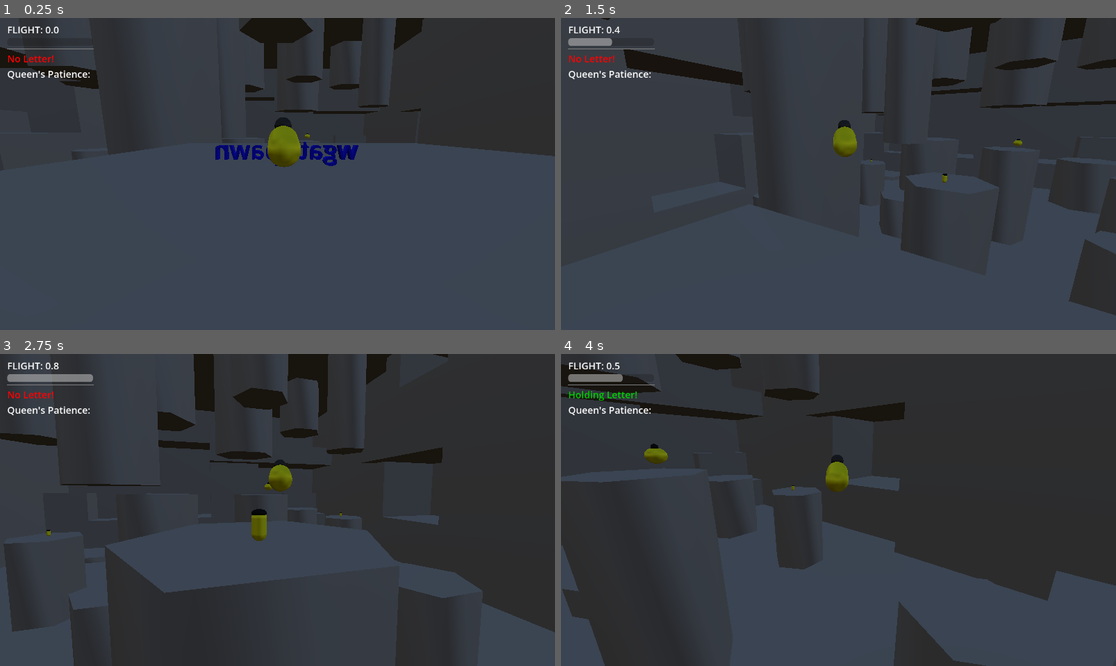
Above: before the commit, frames 1-4 (two rows, left to right).
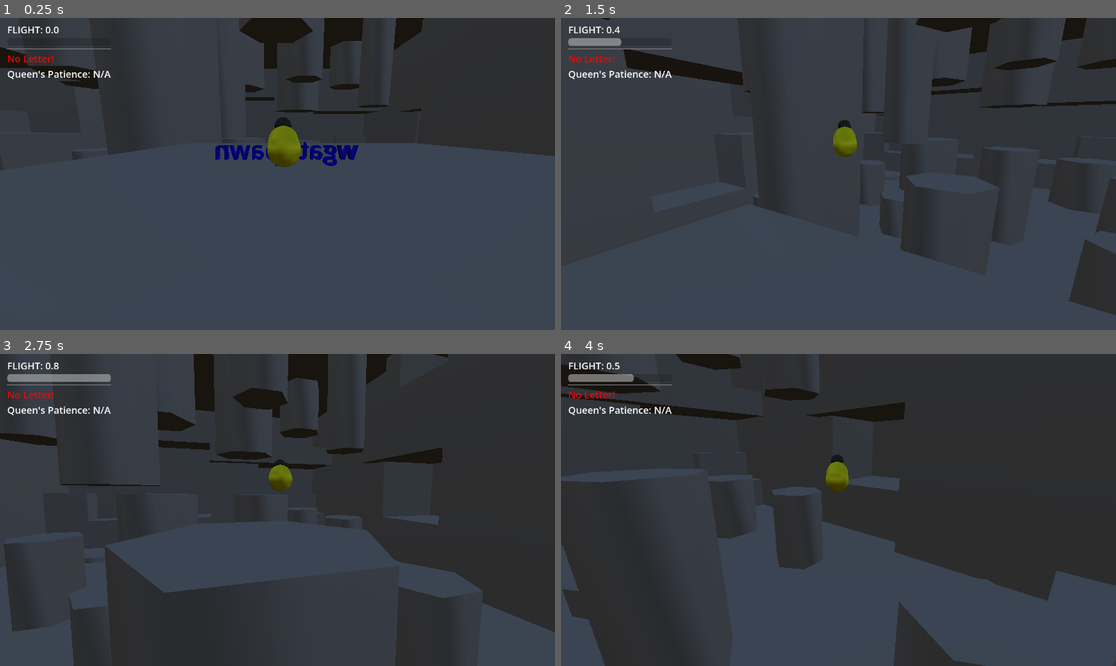
Above: after the commit, the same moments.

Repository: GunterJr/game-jam-feb
Game: Godot game, scene res://scenes/areas/main-zone.tscn
Two runs of this game, one before a commit and one after it. Both use one fixed random seed, a clock stepped at 60 frames per second and the inputs below.
Inputs (mouse positions are in pixels of both pictures, inside the frame that each line leads up to):
- Up to frame 1 (0.25 s): no input
- Up to frame 2 (1.5 s): tap Enter (ui_accept) at 0.5 s; move the mouse to (866, 174) at 0.52 s; hold W (forward) from 0.53 s (still down); tap Shift (dash) at 0.6, 1.35 s; click (866, 174) at 0.67 s; tap Space (jump) at 0.77 s; move the mouse to (810, 174) at 1.27 s
- Up to frame 3 (2.75 s): keep holding W (forward); tap Space (jump) at 1.52 s; move the mouse to (288, 503) at 2.02 s; tap Shift (dash) at 2.1 s
- Up to frame 4 (4 s): keep holding W (forward); move the mouse to (832, 516) at 2.77 s; tap Shift (dash) at 2.85, 3.6 s; click (832, 516) at 2.92 s; tap Space (jump) at 3.02, 3.77 s; move the mouse to (877, 513) at 3.52 s

The runs differ from the first frame. In frame 1, less than 0.1% of the frame differs, in the area x 16-56%, y 9-39%; in frame 2, 0.1%; in frame 3, 0.4%; in frame 4, 0.5%, in the area x 1-43%, y 6-44%.

Commit message:
Replace static actors with spawnpoints

Diff:
--- a/scenes/actors/suitor-bee.tscn
+++ b/scenes/actors/suitor-bee.tscn
@@ -29,43 +29,6 @@
 [sub_resource type="BoxShape3D" id="BoxShape3D_d226x"]
 size = Vector3(1.9696045, 0.7180176, 1.5402832)
 
-[sub_resource type="Animation" id="Animation_d226x"]
-length = 0.001
-tracks/0/type = "value"
-tracks/0/imported = false
-tracks/0/enabled = true
-tracks/0/path = NodePath("Body:position")
-tracks/0/interp = 1
-tracks/0/loop_wrap = true
-tracks/0/keys = {
-"times": PackedFloat32Array(0),
-"transitions": PackedFloat32Array(1),
-"update": 0,
-"values": [Vector3(0, 0, 0)]
-}
-
-[sub_resource type="Animation" id="Animation_1tyor"]
-resource_name = "hover"
-loop_mode = 2
-tracks/0/type = "value"
-tracks/0/imported = false
-tracks/0/enabled = true
-tracks/0/path = NodePath("Body:position")
-tracks/0/interp = 1
-tracks/0/loop_wrap = true
-tracks/0/keys = {
-"times": PackedFloat32Array(0, 1),
-"transitions": PackedFloat32Array(1, 0.2953233),
-"update": 0,
-"values": [Vector3(0, 0, 0), Vector3(0, 0.036, 0)]
-}
-
-[sub_resource type="AnimationLibrary" id="AnimationLibrary_f1pq5"]
-_data = {
-&"RESET": SubResource("Animation_d226x"),
-&"hover": SubResource("Animation_1tyor")
-}
-
 [sub_resource type="AudioStreamRandomizer" id="AudioStreamRandomizer_w738j"]
 streams_count = 6
 stream_0/stream = ExtResource("2_do4ya")
@@ -79,6 +42,7 @@
 script = ExtResource("1_d226x")
 
 [node name="Body" type="MeshInstance3D" parent="." unique_id=63989046]
+transform = Transform3D(1, 0, 0, 0, 1, 0, 0, 0, 1, 0, 0.20937324, 0)
 mesh = SubResource("CapsuleMesh_p8kpe")
 surface_material_override/0 = SubResource("StandardMaterial3D_d226x")
 
@@ -105,10 +69,6 @@
 transform = Transform3D(1, 0, 0, 0, 1, 0, 0, 0, 1, 0.035949707, 0.14099121, -0.01550293)
 shape = SubResource("BoxShape3D_d226x")
 
-[node name="AnimationPlayer" type="AnimationPlayer" parent="." unique_id=726554695]
-libraries/ = SubResource("AnimationLibrary_f1pq5")
-autoplay = &"hover"
-
 [node name="VoiceTimeout" type="Timer" parent="." unique_id=1638342715]
 wait_time = 5.0
 
--- a/scenes/areas/main-zone.tscn
+++ b/scenes/areas/main-zone.tscn
@@ -3,8 +3,7 @@
 [ext_resource type="PackedScene" uid="uid://b3lnfnn3odxmx" path="res://scenes/actors/benson.tscn" id="1_et7hr"]
 [ext_resource type="PackedScene" uid="uid://c6dlgb1usn7cx" path="res://scenes/objects/player-spawn.tscn" id="2_er1ne"]
 [ext_resource type="AudioStream" uid="uid://5kurmmh0hefd" path="res://audio/music/music.ogg" id="3_fd2pj"]
-[ext_resource type="PackedScene" uid="uid://dfkgkk2hqb77" path="res://scenes/actors/suitor-bee.tscn" id="4_y1oq8"]
-[ext_resource type="PackedScene" uid="uid://k0xd16a348p4" path="res://scenes/actors/queen-bee.tscn" id="5_tpxpp"]
+[ext_resource type="PackedScene" uid="uid://c7rwuc6ols6vy" path="res://scenes/objects/actor-spawn.tscn" id="6_1vv31"]
 
 [sub_resource type="ProceduralSkyMaterial" id="ProceduralSkyMaterial_et7hr"]
 
@@ -256,6 +255,9 @@
 radius = 3.0
 height = 12.138688
 sides = 6
+
+[node name="ActorSpawn" parent="Honeycombs" unique_id=2091310828 instance=ExtResource("6_1vv31")]
+transform = Transform3D(1, 0, 0, 0, 1, 0, 0, 0, 1, -6.8282695, 6.504081, 17.765974)
 
 [node name="SouthWall" type="CSGCombiner3D" parent="." unique_id=372922195]
 use_collision = true
@@ -493,14 +495,71 @@
 autoplay = true
 bus = &"Music"
 
-[node name="SuitorBee" parent="." unique_id=643648152 instance=ExtResource("4_y1oq8")]
-transform = Transform3D(1, 0, 0, 0, 1, 0, 0, 0, 1, -16.274477, 4.3320513, 22.151123)
-
-[node name="SuitorBee2" parent="." unique_id=1070199327 instance=ExtResource("4_y1oq8")]
-transform = Transform3D(1, 0, 0, 0, 1, 0, 0, 0, 1, 6.898494, 3.9745882, 20.062164)
-
-[node name="SuitorBee3" parent="." unique_id=765623094 instance=ExtResource("4_y1oq8")]
-transform = Transform3D(1, 0, 0, 0, 1, 0, 0, 0, 1, -3.9199681, 6.2388897, 4.4713383)
-
-[node name="QueenBee" parent="." unique_id=945527957 instance=ExtResource("5_tpxpp")]
-transform = Transform3D(1, 0, 0, 0, 1, 0, 0, 0, 1, -7.460449, 6.754081, 17.754044)
+[node name="ActorSpawn" parent="." unique_id=1226059241 instance=ExtResource("6_1vv31")]
+transform = Transform3D(1, 0, 0, 0, 1, 0, 0, 0, 1, 1.6023521, 6.438011, 29.477352)
+
+[node name="ActorSpawn2" parent="." unique_id=789520890 instance=ExtResource("6_1vv31")]
+transform = Transform3D(1, 0, 0, 0, 1, 0, 0, 0, 1, -15.591878, 4.2190075, 32.977528)
+
+[node name="ActorSpawn3" parent="." unique_id=1704851917 instance=ExtResource("6_1vv31")]
+transform = Transform3D(1, 0, 0, 0, 1, 0, 0, 0, 1, -16.473606, 4.109507, 21.58557)
+
+[node name="ActorSpawn4" parent="." unique_id=520952194 instance=ExtResource("6_1vv31")]
+transform = Transform3D(1, 0, 0, 0, 1, 0, 0, 0, 1, -6.371791, 0.21900368, 26.094181)
+
+[node name="ActorSpawn5" parent="." unique_id=1092450377 instance=ExtResource("6_1vv31")]
+transform = Transform3D(1, 0, 0, 0, 1, 0, 0, 0, 1, -16.979353, 5.50817, 2.6947594)
+
+[node name="ActorSpawn6" parent="." unique_id=579560650 instance=ExtResource("6_1vv31")]
+transform = Transform3D(1, 0, 0, 0, 1, 0, 0, 0, 1, -12.047553, 3.0163383, 8.640928)
+
+[node name="ActorSpawn7" parent="." unique_id=1047690905 instance=ExtResource("6_1vv31")]
+transform = Transform3D(1, 0, 0, 0, 1, 0, 0, 0, 1, -8.0209055, 2.032689, -2.3583221)
+
+[node name="ActorSpawn8" parent="." unique_id=1992853705 instance=ExtResource("6_1vv31")]
+transform = Transform3D(1, 0, 0, 0, 1, 0, 0, 0, 1, -3.6154451, 6.0163474, 4.6566544)
+
+[node name="ActorSpawn9" parent="." unique_id=1278879836 instance=ExtResource("6_1vv31")]
+transform = Transform3D(1, 0, 0, 0, 1, 0, 0, 0, 1, -29.513538, 17.500002, 11.380449)
+
+[node name="ActorSpawn10" parent="." unique_id=539660883 instance=ExtResource("6_1vv31")]
+transform = Transform3D(1, 0, 0, 0, 1, 0, 0, 0, 1, -38.198307, 8.499994, 14.7971)
+
+[node name="ActorSpawn11" parent="." unique_id=1953260746 instance=ExtResource("6_1vv31")]
+transform = Transform3D(1, 0, 0, 0, 1, 0, 0, 0, 1, -27.495693, 3.4999967, 21.420515)
+
+[node name="ActorSpawn12" parent="." unique_id=116525093 instance=ExtResource("6_1vv31")]
+transform = Transform3D(1, 0, 0, 0, 1, 0, 0, 0, 1, 1.3043861, 2.0163417, 13.66076)
+
+[node name="ActorSpawn13" parent="." unique_id=392604422 instance=ExtResource("6_1vv31")]
+transform = Transform3D(1, 0, 0, 0, 1, 0, 0, 0, 1, 7.5367947, 3.752046, 20.064262)
+
+[node name="ActorSpawn14" parent="." unique_id=339151249 instance=ExtResource("6_1vv31")]
+transform = Transform3D(1, 0, 0, 0, 1, 0, 0, 0, 1, 12.27747, 6.016347, 12.011464)
+
+[node name="ActorSpawn15" parent="." unique_id=193513913 instance=ExtResource("6_1vv31")]
+transform = Transform3D(1, 0, 0, 0, 1, 0, 0, 0, 1, 5.8356824, 4.032681, 3.942459)
+
+[node name="ActorSpawn16" parent="." unique_id=1059181725 instance=ExtResource("6_1vv31")]
+transform = Transform3D(1, 0, 0, 0, 1, 0, 0, 0, 1, 24.521154, 9.500006, 11.408752)
+
+[node name="ActorSpawn17" parent="." unique_id=1123564277 instance=ExtResource("6_1vv31")]
+transform = Transform3D(1, 0, 0, 0, 1, 0, 0, 0, 1, 16.308874, 6.500004, 44.668396)
+
+[node name="ActorSpawn18" parent="." unique_id=743084242 instance=ExtResource("6_1vv31")]
+transform = Transform3D(1, 0, 0, 0, 1, 0, 0, 0, 1, -20.96047, 6.500004, 45.62466)
+
+[node name="ActorSpawn19" parent="." unique_id=1979170451 instance=ExtResource("6_1vv31")]
+transform = Transform3D(1, 0, 0, 0, 1, 0, 0, 0, 1, -23.457174, 15.500004, 0.14043713)
+
+[node name="ActorSpawn20" parent="." unique_id=1019474335 instance=ExtResource("6_1vv31")]
+transform = Transform3D(1, 0, 0, 0, 1, 0, 0, 0, 1, 23.589996, 9.500006, 1.352365)
+
+[node name="ActorSpawn21" parent="." unique_id=1647172796 instance=ExtResource("6_1vv31")]
+transform = Transform3D(1, 0, 0, 0, 1, 0, 0, 0, 1, 9.989164, -0.8904915, 34.688316)
+
+[node name="ActorSpawn22" parent="." unique_id=1105226031 instance=ExtResource("6_1vv31")]
+transform = Transform3D(1, 0, 0, 0, 1, 0, 0, 0, 1, 15.841875, 16.500006, 43.78495)
+
+[node name="ActorSpawn23" parent="." unique_id=712426582 instance=ExtResource("6_1vv31")]
+transform = Transform3D(1, 0, 0, 0, 1, 0, 0, 0, 1, 20.171366, 15.500004, 5.7361846)
--- a/scenes/misc/gui.tscn
+++ b/scenes/misc/gui.tscn
@@ -46,5 +46,20 @@
 
 [node name="PatienceLeft" type="Label" parent="MarginContainer/VBoxContainer" unique_id=1886113228]
 layout_mode = 2
-text = "Queen's Patience: "
+text = "Queen's Patience: N/A"
 metadata/_edit_use_anchors_ = true
+
+[node name="CenterContainer" type="CenterContainer" parent="." unique_id=634601461]
+layout_mode = 1
+anchors_preset = 15
+anchor_right = 1.0
+anchor_bottom = 1.0
+grow_horizontal = 2
+grow_vertical = 2
+
+[node name="GameOver" type="Label" parent="CenterContainer" unique_id=752152710]
+visible = false
+layout_mode = 2
+theme_override_font_sizes/font_size = 40
+text = "game over"
+uppercase = true
--- a/scenes/objects/actor-spawn.tscn
+++ b/scenes/objects/actor-spawn.tscn
@@ -2,5 +2,29 @@
 
 [ext_resource type="Script" uid="uid://dyiotcn8ascth" path="res://scripts/actor_spawn.gd" id="1_b50vt"]
 
+[sub_resource type="CapsuleMesh" id="CapsuleMesh_b50vt"]
+radius = 0.2
+height = 0.7
+
+[sub_resource type="StandardMaterial3D" id="StandardMaterial3D_7wgpy"]
+albedo_color = Color(1, 0, 1, 1)
+
+[sub_resource type="TorusMesh" id="TorusMesh_b50vt"]
+inner_radius = 0.131
+outer_radius = 0.157
+
+[sub_resource type="StandardMaterial3D" id="StandardMaterial3D_40ktj"]
+albedo_color = Color(1, 1, 0.3764706, 1)
+
 [node name="ActorSpawn" type="Node3D" unique_id=2091310828]
 script = ExtResource("1_b50vt")
+
+[node name="MeshInstance3D" type="MeshInstance3D" parent="." unique_id=1541829344]
+transform = Transform3D(1, 0, 0, 0, 1, 0, 0, 0, 1, 0, 0.3829764, 0)
+mesh = SubResource("CapsuleMesh_b50vt")
+surface_material_override/0 = SubResource("StandardMaterial3D_7wgpy")
+
+[node name="crown" type="MeshInstance3D" parent="." unique_id=381770856]
+transform = Transform3D(1, 0, 0, 0, 1, 0, 0, 0, 1, 0, 0.8212961, 0)
+mesh = SubResource("TorusMesh_b50vt")
+surface_material_override/0 = SubResource("StandardMaterial3D_40ktj")
--- a/scripts/actor_spawn.gd
+++ b/scripts/actor_spawn.gd
@@ -8,4 +8,5 @@
 
 # Called when the node enters the scene tree for the first time.
 func _ready() -> void:
+	visible = false
 	GameManager.add_spawn(self)
--- a/scripts/benson.gd
+++ b/scripts/benson.gd
@@ -40,6 +40,7 @@
 	# TODO: this is not very smart... we wait to make sure all the spawnpoints
 	# for actors have initialized
 	await get_tree().create_timer(5).timeout
+	GameManager.gaming = true
 	GameManager.new_route()
 
 func _physics_process(delta: float) -> void:
--- a/scripts/game_manager.gd
+++ b/scripts/game_manager.gd
@@ -27,6 +27,10 @@
 	elif spawnpoint.type == spawnpoint.Type.SUITOR:
 		suitor_spawns.append(spawnpoint)
 
+func game_over():
+	gaming = false
+	GUI.flash_game_over()
+
 ## Spawns a queen and a suitor, removing the old ones. This crashes if there
 ## are no spawnpoints in the arrays!
 func new_route():
@@ -47,10 +51,14 @@
 		curr_suitor.queue_free()
 	curr_suitor = suitor.instantiate()
 	get_tree().root.add_child(curr_suitor)
-	curr_suitor.position = suitor_spawns.pick_random().position
+	# TODO: made this the queen array so they both can yuse it
+	curr_suitor.position = queen_spawns.pick_random().position
 	print("made suitor at ", curr_suitor.position)
 
 func _process(delta: float) -> void:
-	if not timing: return
+	if not timing or not gaming: return
 	patience -= delta
+	if patience <= 0:
+		patience = 0
+		game_over()
 	GUI.update_patience(patience)
--- a/scripts/gui.gd
+++ b/scripts/gui.gd
@@ -4,6 +4,7 @@
 @onready var letter_status: Label = $MarginContainer/VBoxContainer/LetterStatus
 @onready var flight_bar: ProgressBar = $MarginContainer/VBoxContainer/FlightBar
 @onready var patience_left: Label = $MarginContainer/VBoxContainer/PatienceLeft
+@onready var game_over: Label = $CenterContainer/GameOver
 
 ## Really, this should not be stored in a GUI singleton, it probably should be
 ## some other autoload for game state. Oh well.
@@ -30,3 +31,10 @@
 	else:
 		letter_status.text = "No Letter"
 		letter_status.add_theme_color_override("font_color", Color(1.0, 0.0, 0.0, 1.0))
+
+func flash_game_over():
+	for i : int in 5:
+		await get_tree().create_timer(0.5).timeout
+		game_over.visible = true
+		await get_tree().create_timer(0.5).timeout
+		game_over.visible = false
--- a/scripts/queen_bee.gd
+++ b/scripts/queen_bee.gd
@@ -3,6 +3,8 @@
 @onready var voice: Label3D = $Voice
 @onready var deliver_trigger: Area3D = $DeliverTrigger
 @onready var talker: AudioStreamPlayer3D = $Talker
+
+@export var patience_gained : float = 10.0
 ## TODO: These are hardcoded in for now, though if we have time we ought to
 ##
 var comments : Array[String] = [
@@ -35,6 +37,6 @@
 	# TODO: scrolling text
 	speak(phrase)
 	GUI.has_letter = false
-	GameManager.patience += 20.0
+	GameManager.patience += patience_gained
 	await get_tree().create_timer(2).timeout
 	GameManager.new_route()
